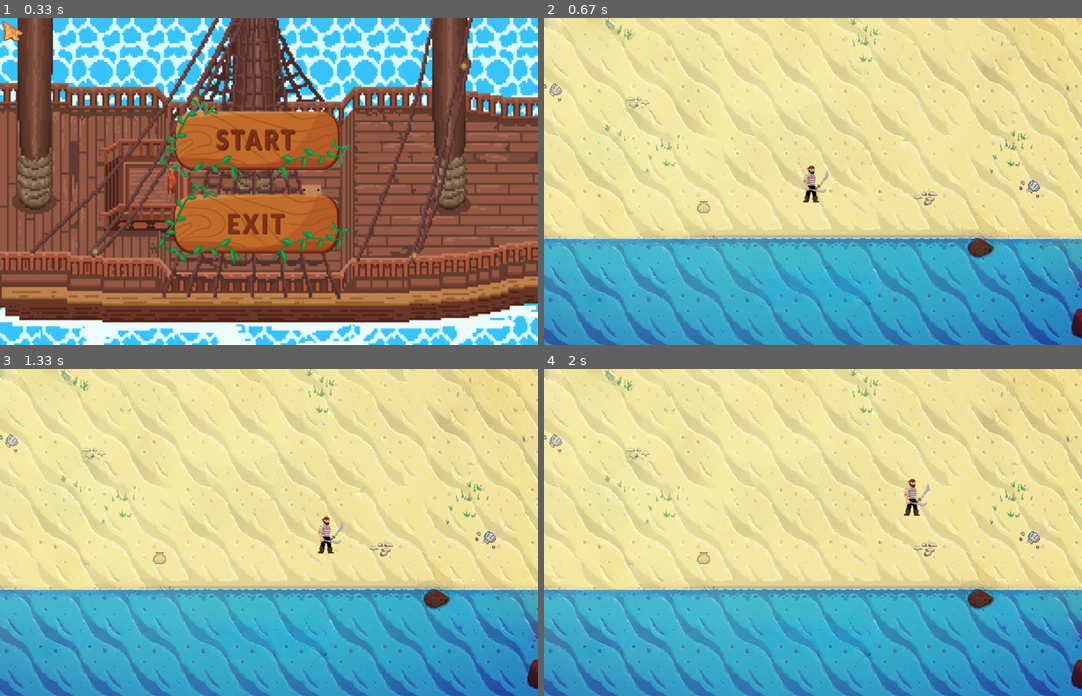
Above: before the commit, frames 1-4 (two rows, left to right).
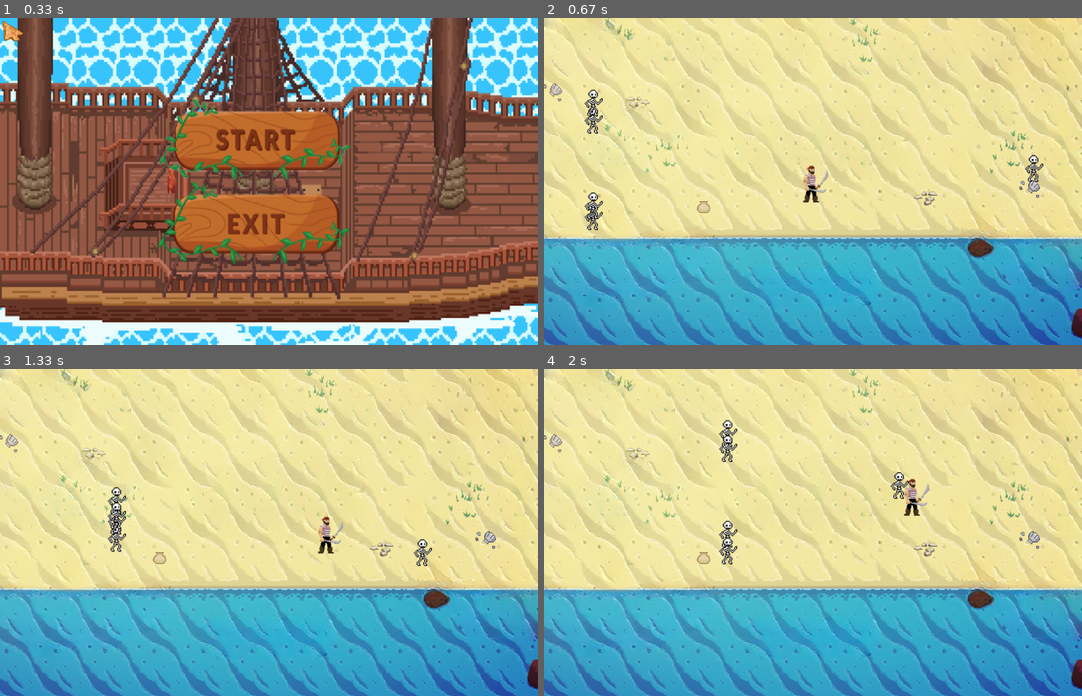
Above: after the commit, the same moments.

Repository: DasolLim/Pygame_Pirates
Game: pygame game, started from main.py
The game is run twice, just before and just after one commit, with the same random seed, the same clock (stepped at 60 frames per second) and the same inputs.
Inputs (mouse positions are in pixels of both pictures, inside the frame that each line leads up to):
- Up to frame 1 (0.33 s): no input
- Up to frame 2 (0.67 s): click (802, 138) at 0.38 s
- Up to frame 3 (1.33 s): hold Right 0.83-1.3 s
- Up to frame 4 (2 s): hold Up 1.33-1.63 s; hold Right from 1.67 s (still down)

Frame 1 is identical in both runs. In frame 2, 0.6% of the frame differs, in the area x 7-93%, y 21-65%; in frame 3, 0.6%; in frame 4, 0.6%, in the area x 32-68%, y 15-60%.

Commit message:
Co-authored-by: Christopher Higgins <chiggi24@users.noreply.github.com>

Diff:
--- a/Sprites.py
+++ b/gameSprites.py
@@ -1,30 +1,37 @@
 import pygame,random
-from main import bg_rect
+
+bg_img = pygame.image.load('backgroundimage.png')
+bg_img = pygame.transform.scale(bg_img, (1280, 780))
+bg_rect = bg_img.get_rect()
 
 class GameObject(pygame.sprite.Sprite):
-    def __init__(self,img_path,health,damage,speed,centerX,centerY):
+    def __init__(self,img_path,health,damage,centerX,centerY):
         super().__init__()
         self.image = pygame.image.load(img_path)
         self.rect = self.image.get_rect()
         self.rect.center = (centerX,centerY)
         self.health = health
         self.damage = damage
-        self.speed = speed
-    def update(self):
-        self.rect.x = self.rect.x + self.speed[0]
-        self.rect.y = self.rect.y + self.speed[1]
-    def collision(self):
-        #code collision for general gameobject i.e. detect when they hit the boundaries
-        hitBoundary = False
 
 class Player(GameObject):
-    def __init__(self,img_path,health,damage,speed,kill_counter,coins):
+    def __init__(self,img_path,health,damage,kill_counter,coins):
         self.kill_counter = kill_counter
         self.coins = coins
-        super().__init__(self,img_path,health,damage,speed,bg_rect.centerx,bg_rect.centery)
+        super().__init__(img_path,health,damage,bg_rect.centerx,bg_rect.centery)
+
+    def collision(self):
+        if self.rect.left < bg_rect.left:
+            self.rect.left = bg_rect.left
+        if self.rect.right > bg_rect.right:
+            self.rect.right = bg_rect.right
+        if self.rect.top < bg_rect.top:
+            self.rect.top = bg_rect.top
+        if self.rect.bottom > 528:
+            self.rect.bottom = 528
 
 class Mob(GameObject):
     def __init__(self,img_path,health,damage,speed):
+        self.speed = speed
         random_side = random.choice([-1,1])
 
         # Deciding whether the mob will spawn the left or right
@@ -34,14 +41,31 @@
             rand_x = bg_rect.right-50
 
         # Spawn mob at random y value
-        rand_y = random.randint(50,bg_rect.bottom - 50)
+        rand_y = random.randint(50,528 - 50)
 
-        super().__init__(self,img_path,health,damage,speed, rand_x,rand_y)
+        super().__init__(img_path,health,damage, rand_x,rand_y)
+    def update(self):
+        self.rect.x = self.rect.x + self.speed[0]
+        self.rect.y = self.rect.y + self.speed[1]
+
+    def collision(self):
+        if self.rect.left < bg_rect.left:
+            self.rect.left = bg_rect.left
+            self.speed[0] *= -1
+        if self.rect.right > bg_rect.right:
+            self.rect.right = bg_rect.right
+            self.speed[0] *= -1
+        if self.rect.top < bg_rect.top:
+            self.rect.top = bg_rect.top
+            self.speed[1] *= -1
+        if self.rect.bottom > 528:
+            self.rect.bottom = 528
+            self.speed[1] *= -1
 
 class Boss(GameObject):
-    def __init__(self,img_path,health,damage,speed,shield):
+    def __init__(self,img_path,health,damage,shield):
         self.shield = shield
-        super().__init__(self,img_path,health,damage,speed)
+        super().__init__(img_path,health,damage)
 
     def __tracker__(self, playerCord):
         # Input code here to track player movement
--- a/main.py
+++ b/main.py
@@ -1,5 +1,5 @@
 #imports
-import pygame, time
+import pygame, gameSprites
 
 #initializing pygame
 pygame.init()
@@ -15,15 +15,6 @@
 cursor_rect = cursor_img.get_rect()
 pygame.mouse.set_visible(False)
 loadPlaying = True
-
-#Initialize player image
-player_img = pygame.image.load("Pirate_Sprite_100x100.png")
-player_img_with_left_flip = pygame.transform.flip(player_img, True, False)
-player_img_with_right_flip = player_img
-player_rect = player_img.get_rect()
-player_rect.center = bg_rect.center
-player_speed = 5
-
 
 screen = pygame.display.set_mode((bg_rect.width, bg_rect.height))
 screen_rect = screen.get_rect()
@@ -49,14 +40,36 @@
 exitRect = pygame.Rect(415, 425, width, height)
 
 
+#Initialize player image
+player_img = pygame.image.load("Pirate_Sprite_100x100.png")
+player_img_with_left_flip = pygame.transform.flip(player_img, True, False)
+player_img_with_right_flip = player_img
+
+# Creating Player Sprite
+num_of_player = 1
+player_group = pygame.sprite.Group()
+for x in range (num_of_player):
+    player_group.add(gameSprites.Player("Pirate_Sprite_100x100.png", 50, 50, 0, 0))
+
+# Creating Mob Sprite
+num_of_mobs = 5
+mob_group = pygame.sprite.Group()
+for x in range (num_of_mobs):
+    mob_group.add(gameSprites.Mob("mob.png", 50, 50, [4,4]))
+
 def render():
 
-    # pygame.draw.rect(screen, color, startRect)
     # pygame.draw.rect(screen, color, startRect)
     screen.blit(bg_img,bg_rect)
 
     if not loadPlaying:
-        screen.blit(player_img,player_rect)
+        screen.blit(player_img, player_group.sprites()[0].rect)
+
+        # Drawing mobs on screen
+        mob_group.update()
+        mob_group.draw(screen)
+        for sprites in mob_group.sprites():
+            sprites.collision()
 
     #checking if mouse is within game window
     if pygame.mouse.get_focused() == True and loadPlaying:
@@ -93,24 +106,18 @@
     keys = pygame.key.get_pressed()
     if keys[pygame.K_RIGHT]:
         player_img = player_img_with_right_flip
-        player_rect.x +=5
+        player_group.sprites()[0].rect.x += 5
     if keys[pygame.K_LEFT]:
         player_img = player_img_with_left_flip
-        player_rect.x -=5
+        player_group.sprites()[0].rect.x -= 5
     if keys[pygame.K_UP]:
-        player_rect.y -=5
+        player_group.sprites()[0].rect.y -= 5
     if keys[pygame.K_DOWN]:
-        player_rect.y +=5
+        player_group.sprites()[0].rect.y += 5
+
 
     #Rough player boundaries
-    if player_rect.left < bg_rect.left:
-        player_rect.left = bg_rect.left
-    if player_rect.right > bg_rect.right:
-        player_rect.right = bg_rect.right
-    if player_rect.top < bg_rect.top:
-        player_rect.top = bg_rect.top
-    if player_rect.bottom > 528:
-        player_rect.bottom = 528
+    player_group.sprites()[0].collision()
 
     # render
     render()
